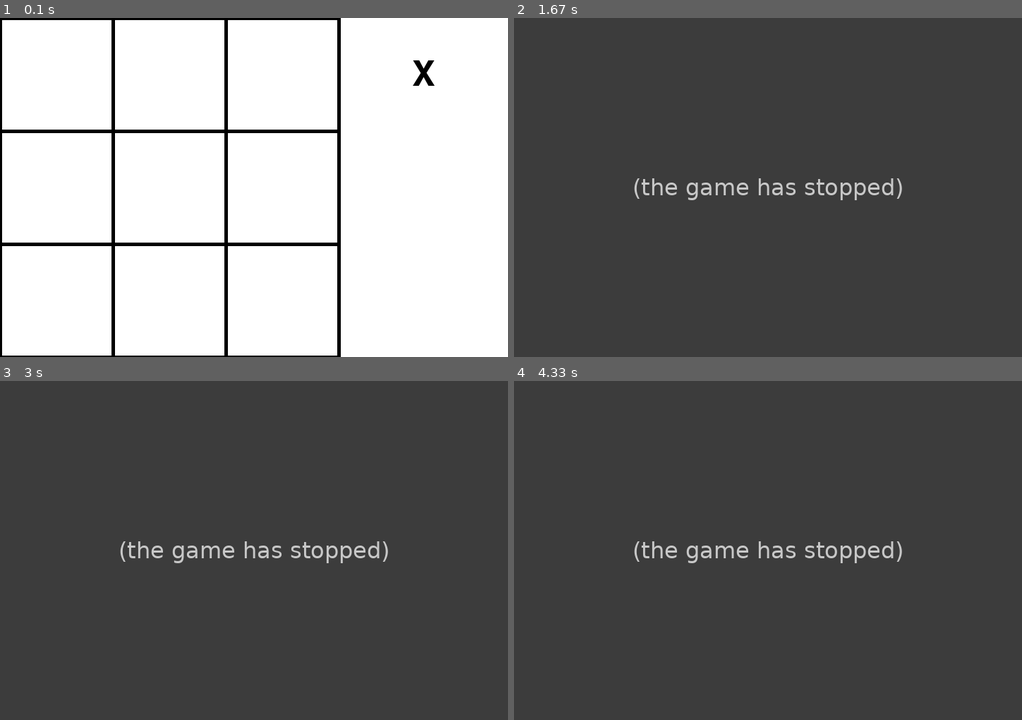
Above: before the commit, frames 1-4 (two rows, left to right).
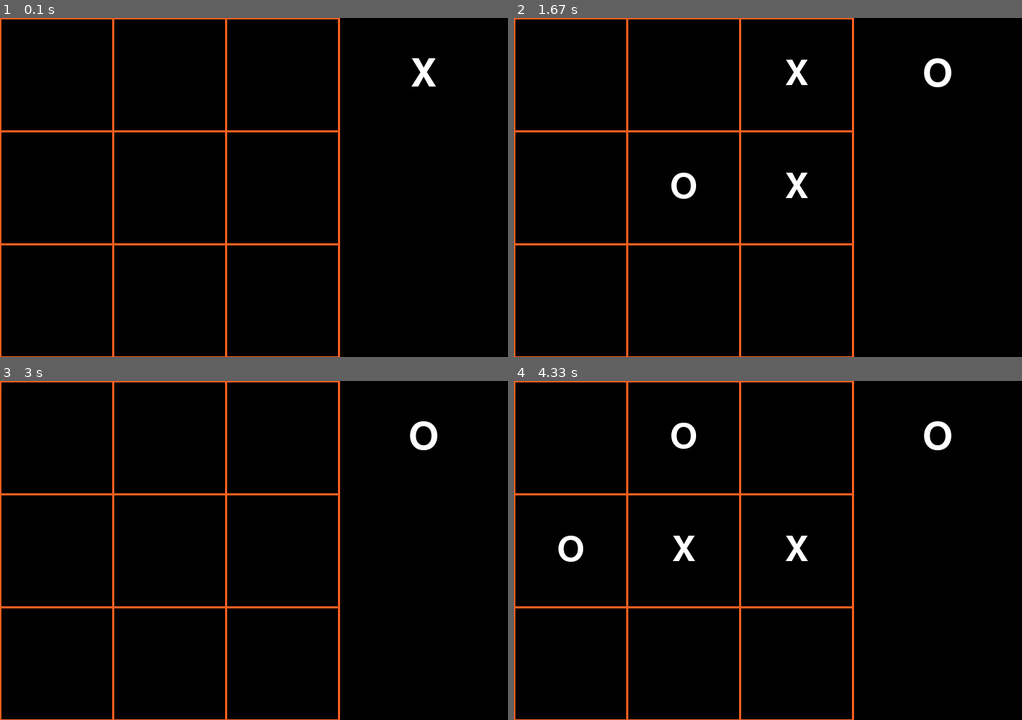
Above: after the commit, the same moments.

Repository: giansimone/tic-tac-toe-pygame
Game: pygame game, started from tic_tac_toe_pygame/__main__.py
Two runs of this game, one before a commit and one after it. Both use one fixed random seed, a clock stepped at 60 frames per second and the inputs below.
Inputs (mouse positions are in pixels of both pictures, inside the frame that each line leads up to):
- Up to frame 1 (0.1 s): no input
- Up to frame 2 (1.67 s): click (768, 187) at 0.38 s; click (646, 190) at 0.72 s; click (955, 306) at 1.05 s; click (778, 72) at 1.38 s
- Up to frame 3 (3 s): click (228, 638) at 1.75 s; click (182, 479) at 2.22 s; click (60, 475) at 2.55 s; click (436, 523) at 2.88 s
- Up to frame 4 (4.33 s): click (610, 506) at 3.22 s; click (788, 536) at 3.55 s; click (656, 489) at 3.88 s; click (656, 523) at 4.22 s

The runs differ from the first frame. In frame 1, 98% of the frame differs, in the area x 0-100%, y 0-100%; in frame 2, 100%; in frame 3, 100%; in frame 4, 100%.
Error before the commit: IndexError: list index out of range (state.py line 34); the game stopped at 1.05 s (later frames are placeholders)

Commit message:
Beta release.

Diff:
--- a/pyproject.toml
+++ b/pyproject.toml
@@ -1,13 +1,39 @@
 [tool.poetry]
 name = "tic-tac-toe-pygame"
-version = "0.3.0"
+version = "0.4.0"
 description = "A Python implementation of the Tic-Tac-Toe game using Pygame."
 authors = ["Giansimone Perrino <hello@giansimone.dev>"]
 license = "MIT"
 readme = "README.md"
+repository = "https://github.com/giansimone/tic-tac-toe-pygame"
+packages = [
+    { include = "tic_tac_toe_pygame" },
+]
+keywords = [
+    "game",
+    "python",
+    "board-game",
+    "tic-tac-toe",
+    "pygame",
+    "python3",
+    "tic-tac-toe-game",
+    "tic-tac-toe-python",
+]
+classifiers = [
+    "Development Status :: 4 - Beta",
+    "Intended Audience :: End Users/Desktop",
+    "License :: OSI Approved :: MIT License",
+    "Programming Language :: Python :: 3.13",
+    "Programming Language :: Python :: 3.12",
+    "Programming Language :: Python :: 3.11",
+    "Programming Language :: Python :: 3.10",
+    "Operating System :: OS Independent",
+    "Topic :: Games/Entertainment",
+    "Topic :: Software Development :: Libraries",
+]
 
 [tool.poetry.dependencies]
-python = "^3.9"
+python = "^3.10"
 pygame = "^2.6.1"
 
 
--- a/tic_tac_toe_pygame/config.py
+++ b/tic_tac_toe_pygame/config.py
@@ -8,11 +8,19 @@
 # Grid configuration
 GRID_SIZE = 3
 CELL_SIZE = WINDOW_SIZE[1] // GRID_SIZE
+LINE_WIDTH = 3
 
-LINE_WIDTH = 5
+# Marker size
+MARKER_SIZE = CELL_SIZE // 2
+
+# Font size for text rendering
+FONT_SIZE = CELL_SIZE // 3
+
 # Color definitions
-BLACK = (0, 0, 0)
-WHITE = (255, 255, 255)
+BACKGROUND_RGB = (0, 0, 0)
+LINES_COLOUR = (255, 95, 31)
+MARKERS_RGB = (255, 255, 255)
+TEXT_RGB = (255, 255, 255)
 
 # Winning combinations for Tic Tac Toe
 WINNING_COMBINATIONS = [
--- a/tic_tac_toe_pygame/event.py
+++ b/tic_tac_toe_pygame/event.py
@@ -27,6 +27,8 @@
         """
         x = pos[0] // CELL_SIZE
         y = pos[1] // CELL_SIZE
+        if x>= GRID_SIZE or y >= GRID_SIZE:
+            return
         position = y * GRID_SIZE + x + 1
         if self.game_state.board.update(position, self.game_state.current_player):
             self.game_state.update()
@@ -55,5 +57,3 @@
                 pos = pygame.mouse.get_pos()
                 self.handle_mouse_click(pos)
                 return
-            case _:
-                return
--- a/tic_tac_toe_pygame/game.py
+++ b/tic_tac_toe_pygame/game.py
@@ -5,9 +5,21 @@
 
 import pygame
 
-from tic_tac_toe_pygame.config import WINDOW_SIZE, GRID_SIZE, CELL_SIZE, LINE_WIDTH, BLACK, WHITE, FPS
 from tic_tac_toe_pygame.state import GameState
 from tic_tac_toe_pygame.event import EventHandler
+from tic_tac_toe_pygame.config import (
+    WINDOW_SIZE,
+    GRID_SIZE,
+    CELL_SIZE,
+    LINE_WIDTH,
+    MARKER_SIZE,
+    FONT_SIZE,
+    BACKGROUND_RGB,
+    LINES_COLOUR,
+    MARKERS_RGB,
+    TEXT_RGB,
+    FPS
+)
 
 
 class TicTacToe:
@@ -35,8 +47,8 @@
         """Draw the Tic-Tac-Toe grid."""
         for i in range(0, GRID_SIZE + 1):
             pos = i * CELL_SIZE
-            pygame.draw.line(self.screen, BLACK, (pos, 0), (pos, WINDOW_SIZE[1]), LINE_WIDTH)
-            pygame.draw.line(self.screen, BLACK, (0, pos), (WINDOW_SIZE[1], pos), LINE_WIDTH)
+            pygame.draw.line(self.screen, LINES_COLOUR, (pos, 0), (pos, WINDOW_SIZE[1]), LINE_WIDTH)
+            pygame.draw.line(self.screen, LINES_COLOUR, (0, pos), (WINDOW_SIZE[1], pos), LINE_WIDTH)
 
     def draw_markers(self):
         """Draw the markers (X and O) on the board."""
@@ -48,14 +60,14 @@
                     x = col * CELL_SIZE + CELL_SIZE // 2
                     y = row * CELL_SIZE + CELL_SIZE // 2
                     font = pygame.font.Font(None, 74)
-                    text = font.render(marker, True, BLACK)
+                    text = font.render(marker, True, MARKERS_RGB)
                     text_rect = text.get_rect(center=(x, y))
                     self.screen.blit(text, text_rect)
 
     def draw_game_status(self):
         """Draw the current game status."""
-        font = pygame.font.Font(None, 72)
-        text = font.render(f'{self.game_state.current_player}', True, BLACK)
+        font = pygame.font.Font(None, MARKER_SIZE)
+        text = font.render(f'{self.game_state.current_player}', True, TEXT_RGB)
         x = WINDOW_SIZE[1] + (WINDOW_SIZE[0] - WINDOW_SIZE[1]) // 2
         y = WINDOW_SIZE[1] // 6
         text_rect = text.get_rect(center=(x, y))
@@ -68,11 +80,11 @@
 
     def draw_game_over(self):
         """Draw the game over message."""
-        font = pygame.font.Font(None, 48)
+        font = pygame.font.Font(None, FONT_SIZE)
         if self.game_state.winner == 'Draw':
-            text = font.render('Draw!', True, BLACK)
+            text = font.render('Draw!', True, TEXT_RGB)
         else:
-            text = font.render(f'{self.game_state.winner} Wins!', True, BLACK)
+            text = font.render(f'{self.game_state.winner} Wins!', True, TEXT_RGB)
         x = WINDOW_SIZE[1] + (WINDOW_SIZE[0] - WINDOW_SIZE[1]) // 2
         y = WINDOW_SIZE[1] // 6
         text_rect = text.get_rect(center=(x, y))
@@ -80,7 +92,7 @@
 
     def render(self):
         """ Render the game state to the screen. """
-        self.screen.fill(WHITE)
+        self.screen.fill(BACKGROUND_RGB)
         self.draw_board()
         if self.game_state.game_over:
             self.draw_game_over()
Not shown, changed: README.md
Not shown, added: poetry.lock
